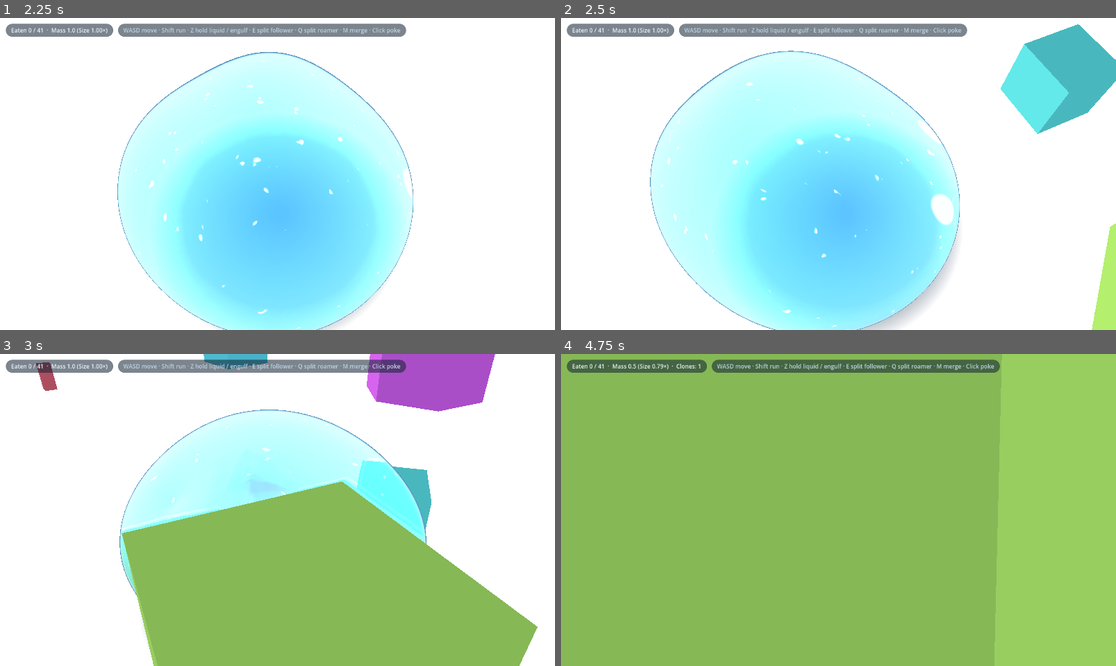
Above: before the commit, frames 1-4 (two rows, left to right).
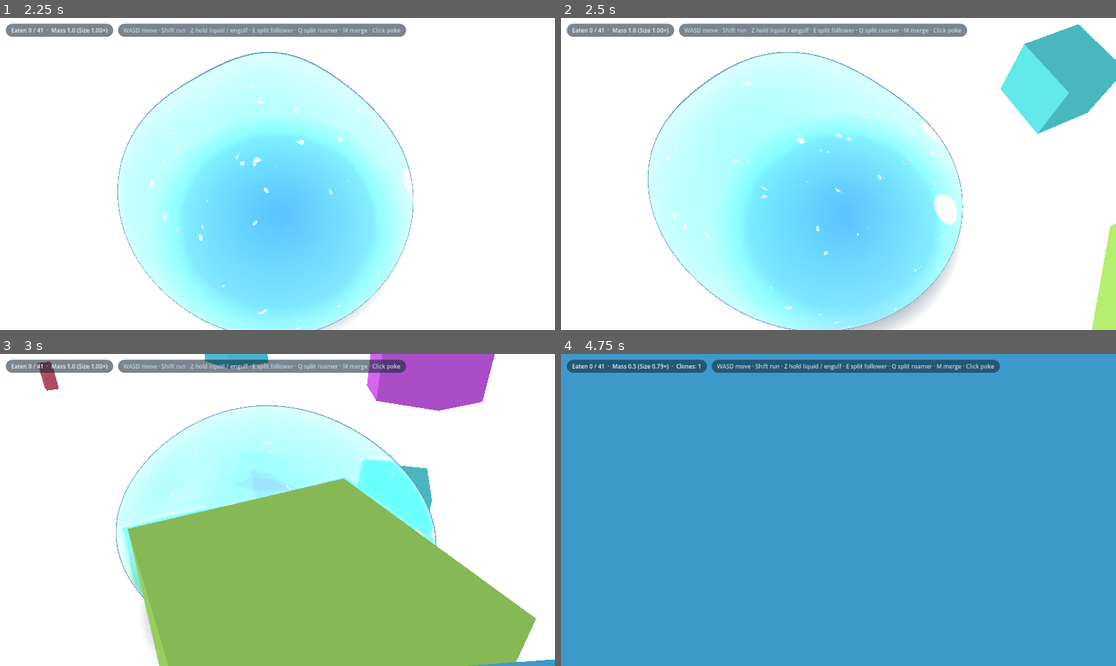
Above: after the commit, the same moments.

Repository: EN-rain/how-to-live-as-a-slime
Game: Godot game, scene res://scenes/main.tscn
Same seed, same stepped clock (60 frames per second), same inputs: the game is played once before the commit and once after it.
Inputs (mouse positions are in pixels of both pictures, inside the frame that each line leads up to):
- Up to frame 1 (2.25 s): tap Enter (ui_accept) at 0.5, 0.77, 1.07 s; move the mouse to (399, 158) at 0.52 s; hold D (move_right) 0.53-1.25 s; hold M (merge_clones) 0.53-1.25 s; click (399, 158) at 0.67 s; drag from (166, 189) to (249, 236) at 1.27 s; move the mouse to (333, 105) at 2.02 s; hold D (move_right) from 2.03 s (still down); hold Shift (run) from 2.03 s (still down)
- Up to frame 2 (2.5 s): keep holding D (move_right); keep holding Shift (run)
- Up to frame 3 (3 s): release D (move_right) at 2.75 s; release Shift (run) at 2.75 s; drag from (249, 572) to (111, 463) at 2.77 s
- Up to frame 4 (4.75 s): move the mouse to (1005, 556) at 3.52 s; hold A (move_left) 3.53-4.25 s; hold E (split_follow) 3.53-4.25 s; tap Enter (ui_accept) at 3.77, 4.07 s; drag from (672, 463) to (755, 432) at 4.27 s

Frame 1 is identical in both runs. In frame 2, 1.8% of the frame differs, in the area x 15-73%, y 10-100%; in frame 3, 4.5%; in frame 4, 100%, in the area x 0-100%, y 0-100%.

Commit message:
Fix slime getting stuck in narrow gaps between arbitrary props

Diff:
--- a/scripts/props.gd
+++ b/scripts/props.gd
@@ -428,10 +428,44 @@
 	s.ground_prop = found_prop
 
 
+func _prop_closest_surface_point(p: PropData, target: Vector2) -> Vector2:
+	var m := p.mesh
+	var he := _half_of(p)
+	var dx := target.x - m.position.x
+	var dz := target.y - m.position.z
+	if p.shape == SHAPE_BOX:
+		var c := cos(m.rotation.y)
+		var sn := sin(m.rotation.y)
+		var lx := dx * c - dz * sn
+		var lz := dx * sn + dz * c
+		var cx := clampf(lx, -he.x, he.x)
+		var cz := clampf(lz, -he.z, he.z)
+		if absf(cx) < he.x and absf(cz) < he.z:
+			var push_x := he.x - absf(cx)
+			var push_z := he.z - absf(cz)
+			if push_x < push_z:
+				cx = he.x if cx >= 0.0 else -he.x
+			else:
+				cz = he.z if cz >= 0.0 else -he.z
+		var wx := cx * c + cz * sn
+		var wz := -cx * sn + cz * c
+		return Vector2(m.position.x + wx, m.position.z + wz)
+	else:
+		var d := maxf(Vector2(dx, dz).length(), 1e-4)
+		var ux := dx / d
+		var uz := dz / d
+		var sup := _poly_support(p, ux, uz) * (0.6 if p.shape == SHAPE_CONE else 1.0)
+		return Vector2(m.position.x + ux * sup, m.position.z + uz * sup)
+
+
+var _current_gap_center := Vector2.ZERO
+var _current_gap_w := INF
+var _current_gap_dir := Vector2.ZERO
+
+
 func _update_slime_squeeze(s: Slime, dt: float) -> void:
 	var S := s.slime_scale
 	var sp := s.position
-	var lim := 1.8 * S * 0.75
 
 	var effective_min_squeeze := min_squeeze
 	if s.liquid_amt > 0.01:
@@ -443,13 +477,22 @@
 	r_max *= S
 	var reach := r_max + 0.06 * S
 
-	var pts: Array[Vector2] = []
+	var slime_bottom := sp.y - s.height_per_scale * S
+	var slime_top := slime_bottom + (2.0 * s.height_per_scale * S) * lerpf(1.0, s.liquid_height_ratio, s.liquid_amt)
+
+	var nearby_props: Array[PropData] = []
 	for p in props:
-		if p.state != STATE_IDLE or p.radius < lim or p == s.ground_prop:
+		if p.state != STATE_IDLE or p == s.ground_prop or p.mesh == null:
 			continue
-		var c: Variant = _solid_surface_point(p, sp, S, reach * 2.0, s)
-		if c != null:
-			pts.append(c)
+		var m := p.mesh
+		var he := _half_of(p)
+		if maxf(m.position.y - he.y, floor_y) > minf(m.position.y + he.y, slime_top):
+			continue
+		var d_sq := Vector2(m.position.x - sp.x, m.position.z - sp.z).length_squared()
+		var p_rad := maxf(he.x, he.z)
+		if d_sq > (p_rad + reach * 3.0) * (p_rad + reach * 3.0):
+			continue
+		nearby_props.append(p)
 
 	var spx := Vector2(sp.x, sp.z)
 	var best_w := INF
@@ -457,48 +500,65 @@
 	var best_center := Vector2.ZERO
 	var best_dist := INF
 
-	for i in pts.size():
-		for j in range(i + 1, pts.size()):
-			var seg := pts[j] - pts[i]
-			var w := seg.length()
-			if w < 1e-3 or w >= best_w:
+	for i in nearby_props.size():
+		var p1 := nearby_props[i]
+		var c1 := Vector2(p1.mesh.position.x, p1.mesh.position.z)
+		for j in range(i + 1, nearby_props.size()):
+			var p2 := nearby_props[j]
+			var c2 := Vector2(p2.mesh.position.x, p2.mesh.position.z)
+			var pt1 := _prop_closest_surface_point(p1, c2)
+			var pt2 := _prop_closest_surface_point(p2, pt1)
+			pt1 = _prop_closest_surface_point(p1, pt2)
+
+			var gap_vec := pt2 - pt1
+			var gap_w := gap_vec.length()
+			if gap_w < 1e-3 or gap_w >= best_w:
 				continue
-			var t := (spx - pts[i]).dot(seg) / (w * w)
-			if t < -0.35 or t > 1.35:
-				continue
-			var off := (spx - (pts[i] + seg * clampf(t, 0.0, 1.0))).length()
-			if off > reach * 2.0:
-				continue
-			best_w = w
-			best_dir = seg / w
-			best_center = (pts[i] + pts[j]) * 0.5
-			best_dist = off
+			var gap_dir := gap_vec / gap_w
+			var gap_center := (pt1 + pt2) * 0.5
+			var flow_dir := Vector2(-gap_dir.y, gap_dir.x)
+
+			var to_gap := spx - gap_center
+			var dist_along_flow := absf(to_gap.dot(flow_dir))
+			var dist_lateral := absf(to_gap.dot(gap_dir))
+			var dist_total := to_gap.length()
+
+			if dist_along_flow < reach * 2.5 and dist_lateral < (gap_w * 0.5 + reach * 1.5):
+				best_w = gap_w
+				best_dir = gap_dir
+				best_center = gap_center
+				best_dist = dist_total
+
+	_current_gap_w = best_w
+	_current_gap_center = best_center
+	_current_gap_dir = best_dir
 
 	var target := 1.0
 	if best_w < INF:
 		var fit := clampf((best_w * 0.5 - 0.02 * S) / r_max, effective_min_squeeze, 1.0)
 		if fit < 1.0:
 			# Proximity squeeze: as slime approaches the gap, it smoothly tapers down to fit!
-			# Full squeeze reached when distance to gap is <= reach * 0.6 (~1.0m)
-			var prox := clampf(1.0 - (best_dist - reach * 0.6) / (reach * 1.4), 0.0, 1.0)
+			var prox := clampf(1.0 - (best_dist - reach * 0.6) / (reach * 1.8), 0.0, 1.0)
 			prox = prox * prox * (3.0 - 2.0 * prox)
 			target = lerpf(1.0, fit, prox)
 
 	var rate := squeeze_in_rate if target < s.squeeze_k else squeeze_out_rate
 	s.squeeze_k = clampf(s.squeeze_k + (target - s.squeeze_k) * (1.0 - exp(-rate * dt)), effective_min_squeeze, 1.0)
 
-	if target < 0.98:
-		var d3 := Vector3(best_dir.x, 0.0, best_dir.y)
+	if target < 0.98 and best_dir.length_squared() > 0.001:
+		var d3 := Vector3(best_dir.x, 0.0, best_dir.y).normalized()
 		if d3.dot(s.sq_dir) < 0.0:
 			d3 = -d3
 		s.sq_dir = s.sq_dir.lerp(d3, 1.0 - exp(-16.0 * dt)).normalized()
+		if s.sq_dir.length_squared() < 0.01:
+			s.sq_dir = Vector3(1, 0, 0)
 
 		# Smooth funneling force: gently guide slime toward the gap centerline as it moves
 		var lateral_offset := (spx - best_center).dot(best_dir)
 		var to_gap := Vector3(best_center.x - sp.x, 0.0, best_center.y - sp.z)
-		var moving_toward := s.velocity.dot(to_gap) > 0.0 or to_gap.length() < reach * 0.6
-		if moving_toward and (spx - best_center).length() < reach * 1.6:
-			var align_factor := (1.0 - s.squeeze_k) * clampf(1.0 - absf(lateral_offset) / (reach * 1.2), 0.0, 1.0)
+		var moving_toward := s.velocity.dot(to_gap) > 0.0 or to_gap.length() < reach * 0.8
+		if moving_toward and (spx - best_center).length() < reach * 2.0:
+			var align_factor := (1.0 - s.squeeze_k) * clampf(1.0 - absf(lateral_offset) / (reach * 1.4), 0.0, 1.0)
 			var funnel_push := -Vector3(best_dir.x, 0.0, best_dir.y) * lateral_offset * align_factor * 8.0 * dt
 			s.position += funnel_push
 
@@ -669,7 +729,7 @@
 
 	# Simultaneous iterative resolution (4 passes)
 	for _pass in 4:
-		if contacts.size() >= 2 and contacts[0].normal.dot(contacts[1].normal) < -0.2:
+		if contacts.size() >= 2 and (contacts[0].normal.dot(contacts[1].normal) < -0.2 or contacts[0].prop != contacts[1].prop):
 			var c0 := contacts[0]
 			var c1 := contacts[1]
 			var pen0 := _calc_prop_penetration(s, c0.prop, c0.c_r)
@@ -707,31 +767,39 @@
 	# Multi-contact channel / narrow passage flow
 	if contacts.size() >= 2:
 		var c1 := contacts[1]
-		var dot_n := c0.normal.dot(c1.normal)
-		if dot_n < -0.2:
-			# Opposing walls in a channel or narrow gap:
-			# The corridor tangent is perpendicular to the cross-wall axis
-			var n_across := (c0.normal - c1.normal).normalized()
-			var corridor_dir := Vector3(-n_across.z, 0.0, n_across.x)
+		if c0.prop != c1.prop:
+			# Between two separate obstacles: treat as a corridor passage regardless of normal angle!
+			var corridor_dir: Vector3
+			if s.sq_dir.length_squared() > 0.01:
+				corridor_dir = Vector3(-s.sq_dir.z, 0.0, s.sq_dir.x).normalized()
+			else:
+				var n_across := (c0.normal - c1.normal).normalized()
+				corridor_dir = Vector3(-n_across.z, 0.0, n_across.x).normalized()
+
 			var input_dir := s.velocity
-			if input_dir.length_squared() < 0.01 and s.sq_dir.length_squared() > 0.01:
-				input_dir = Vector3(-s.sq_dir.z, 0.0, s.sq_dir.x)
+			if input_dir.length_squared() < 0.01 and s.mesh:
+				input_dir = -s.mesh.global_transform.basis.z
 			if corridor_dir.dot(input_dir) < 0.0:
 				corridor_dir = -corridor_dir
+
 			var v_corridor := maxf(0.0, s.velocity.dot(corridor_dir))
-			# 100% preserve forward corridor speed, zero lateral velocity into either wall
+			# Ensure forward velocity is maintained when pushing through
+			if v_corridor < 1.0:
+				v_corridor = maxf(v_corridor, s.velocity.length())
 			s.velocity = corridor_dir * v_corridor
 			return
-		elif dot_n < 0.85:
-			# Concave corner / wedge: clip velocity along the crease
-			var sum_n := c0.normal + c1.normal
-			if sum_n.length_squared() > 0.01:
-				var crease := sum_n.cross(Vector3.UP).normalized()
-				if crease.dot(s.velocity) < 0.0:
-					crease = -crease
-				var v_along_crease := maxf(0.0, s.velocity.dot(crease))
-				s.velocity = crease * v_along_crease
-				return
+		else:
+			# Two contacts on the same prop: concave corner / crease on a single obstacle
+			var dot_n := c0.normal.dot(c1.normal)
+			if dot_n < 0.85:
+				var sum_n := c0.normal + c1.normal
+				if sum_n.length_squared() > 0.01:
+					var crease := sum_n.cross(Vector3.UP).normalized()
+					if crease.dot(s.velocity) < 0.0:
+						crease = -crease
+					var v_along_crease := maxf(0.0, s.velocity.dot(crease))
+					s.velocity = crease * v_along_crease
+					return
 
 	# Single contact handling: fluid sliding with low friction
 	var nx := c0.normal.x
@@ -748,16 +816,28 @@
 		var vt_len := Vector2(v.x, v.z).length()
 		if vt_len > 1e-4:
 			var tangent := Vector3(v.x / vt_len, 0.0, v.z / vt_len)
-			if s.squeeze_k < 0.90 or c0.sharp > 0.15:
+			if s.squeeze_k < 0.95 or c0.sharp > 0.15:
 				# Near openings or around corners: zero friction, slight fluid flow deflection around corner
-				var flow_boost := vin * (0.35 if s.squeeze_k < 0.90 else (0.25 * c0.sharp))
+				var flow_boost := vin * (0.35 if s.squeeze_k < 0.95 else (0.25 * c0.sharp))
 				s.velocity = tangent * (vt_len + flow_boost)
 			else:
 				# Flat wall impact with viscous drag clinging
 				var fr := (1.0 - exp(-6.0 * dt))
 				s.velocity = tangent * maxf(0.0, vt_len * (1.0 - fr))
 		else:
-			s.velocity = Vector3.ZERO
+			# Head-on impact (vt_len <= 1e-4)
+			# Deflect along tangent towards the gap opening so slime slides smoothly into the opening
+			var tangent := Vector3(-nz, 0.0, nx)
+			if _current_gap_w < INF:
+				var to_gap := Vector3(_current_gap_center.x - s.position.x, 0.0, _current_gap_center.y - s.position.z)
+				if tangent.dot(to_gap) < 0.0:
+					tangent = -tangent
+				s.velocity = tangent * maxf(vin * 0.8, 2.0)
+			else:
+				var to_prop := Vector3(c0.prop.mesh.position.x - s.position.x, 0.0, c0.prop.mesh.position.z - s.position.z)
+				if tangent.dot(to_prop) > 0.0:
+					tangent = -tangent
+				s.velocity = tangent * maxf(vin * 0.2, 0.5)
 
 		# Only trigger impact poke/splat if hitting a flat wall in open space, NOT around corners or when squeezing
 		if vin > 0.6 and s.squeeze_k > 0.85 and c0.sharp < 0.2 and s.time - c0.prop.hit_cd > 0.3:
@@ -833,13 +913,16 @@
 		var unx := world_ex / dir_len
 		var unz := world_ez / dir_len
 
-		var p_gap := absf(unx * sq_axis.x + unz * sq_axis.z)
-		var p_flow := absf(unx * flow_axis.x + unz * flow_axis.z)
-		var r_gap := r * s.squeeze_k
-		var r_flow := r * (1.0 + 0.5 * (1.0 - s.squeeze_k))
-		# Exact ellipse radius in contact direction
-		var denom := sqrt((p_gap / maxf(r_gap, 0.01)) * (p_gap / maxf(r_gap, 0.01)) + (p_flow / maxf(r_flow, 0.01)) * (p_flow / maxf(r_flow, 0.01)))
-		var effective_r := 1.0 / maxf(denom, 1e-4)
+		var r_gap := maxf(r * s.squeeze_k, 0.05 * S)
+		var r_flow := maxf(r * (1.0 + 0.5 * (1.0 - s.squeeze_k)), 0.05 * S)
+		var effective_r := r
+		if sq_axis.length_squared() > 0.01:
+			var p_gap := absf(unx * sq_axis.x + unz * sq_axis.z)
+			var p_flow := absf(unx * flow_axis.x + unz * flow_axis.z)
+			var denom := sqrt((p_gap * r_flow) * (p_gap * r_flow) + (p_flow * r_gap) * (p_flow * r_gap))
+			if denom > 1e-4:
+				effective_r = (r_gap * r_flow) / denom
+		effective_r = clampf(effective_r, minf(r_gap, r_flow), maxf(r_gap, r_flow))
 		c_r = effective_r
 
 		if dd < effective_r:
@@ -886,12 +969,16 @@
 		for k in n:
 			var y := y_lo + (y_hi - y_lo) * float(k) / float(n - 1)
 			var rs := _surf_r((y - sp.y) / S) * S + 0.06 * S
-			var p_gap := absf(ux * sq_axis.x + uz * sq_axis.z)
-			var p_flow := absf(ux * flow_axis.x + uz * flow_axis.z)
-			var r_gap := rs * s.squeeze_k
-			var r_flow := rs * (1.0 + 0.5 * (1.0 - s.squeeze_k))
-			var denom := sqrt((p_gap / maxf(r_gap, 0.01)) * (p_gap / maxf(r_gap, 0.01)) + (p_flow / maxf(r_flow, 0.01)) * (p_flow / maxf(r_flow, 0.01)))
-			var eff_rs := 1.0 / maxf(denom, 1e-4)
+			var r_gap := maxf(rs * s.squeeze_k, 0.05 * S)
+			var r_flow := maxf(rs * (1.0 + 0.5 * (1.0 - s.squeeze_k)), 0.05 * S)
+			var eff_rs := rs
+			if sq_axis.length_squared() > 0.01:
+				var p_gap := absf(ux * sq_axis.x + uz * sq_axis.z)
+				var p_flow := absf(ux * flow_axis.x + uz * flow_axis.z)
+				var denom := sqrt((p_gap * r_flow) * (p_gap * r_flow) + (p_flow * r_gap) * (p_flow * r_gap))
+				if denom > 1e-4:
+					eff_rs = (r_gap * r_flow) / denom
+			eff_rs = clampf(eff_rs, minf(r_gap, r_flow), maxf(r_gap, r_flow))
 			var reach := sup * (maxf(0.06, 1.0 - (y - base_y) / h) if p.shape == SHAPE_CONE else 1.0)
 			if eff_rs + reach - d > pen:
 				pen = eff_rs + reach - d
